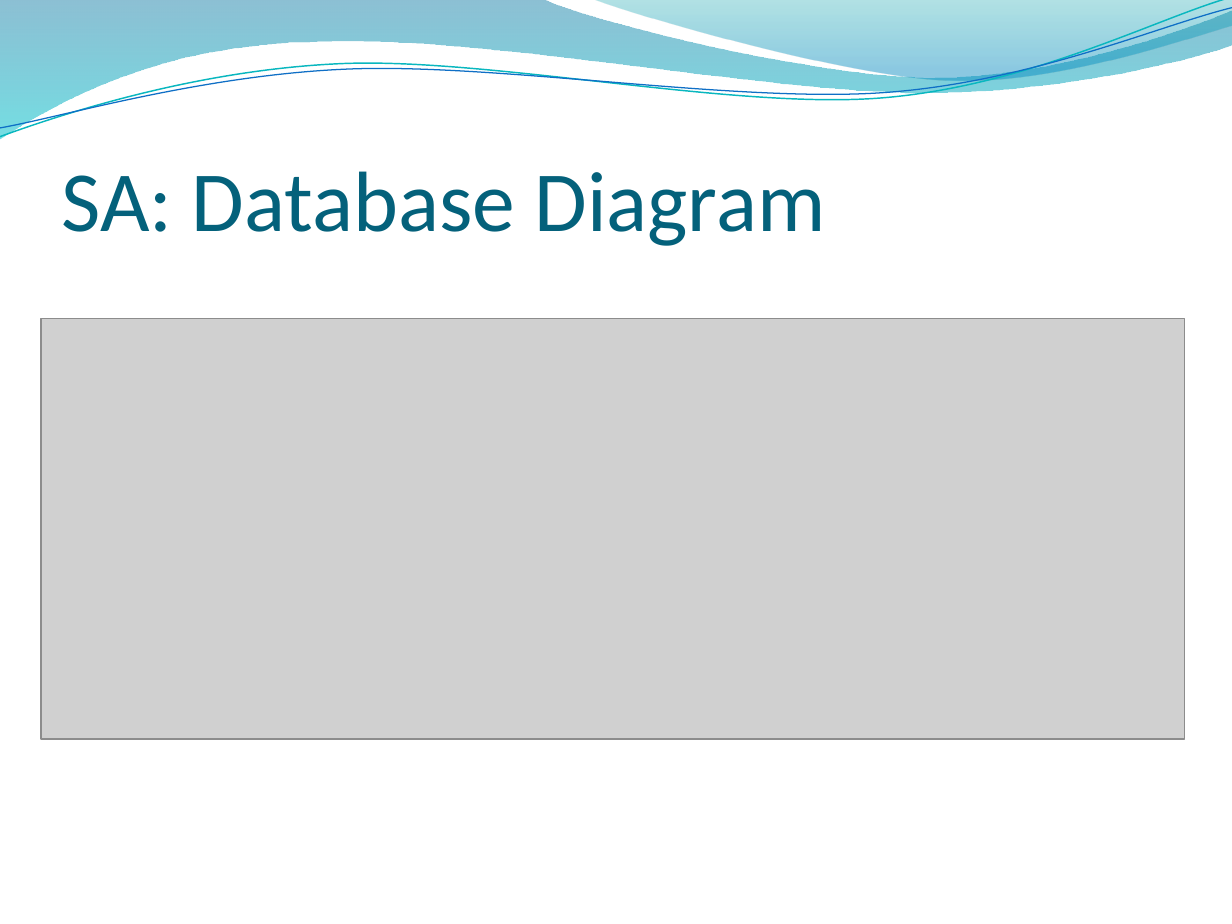
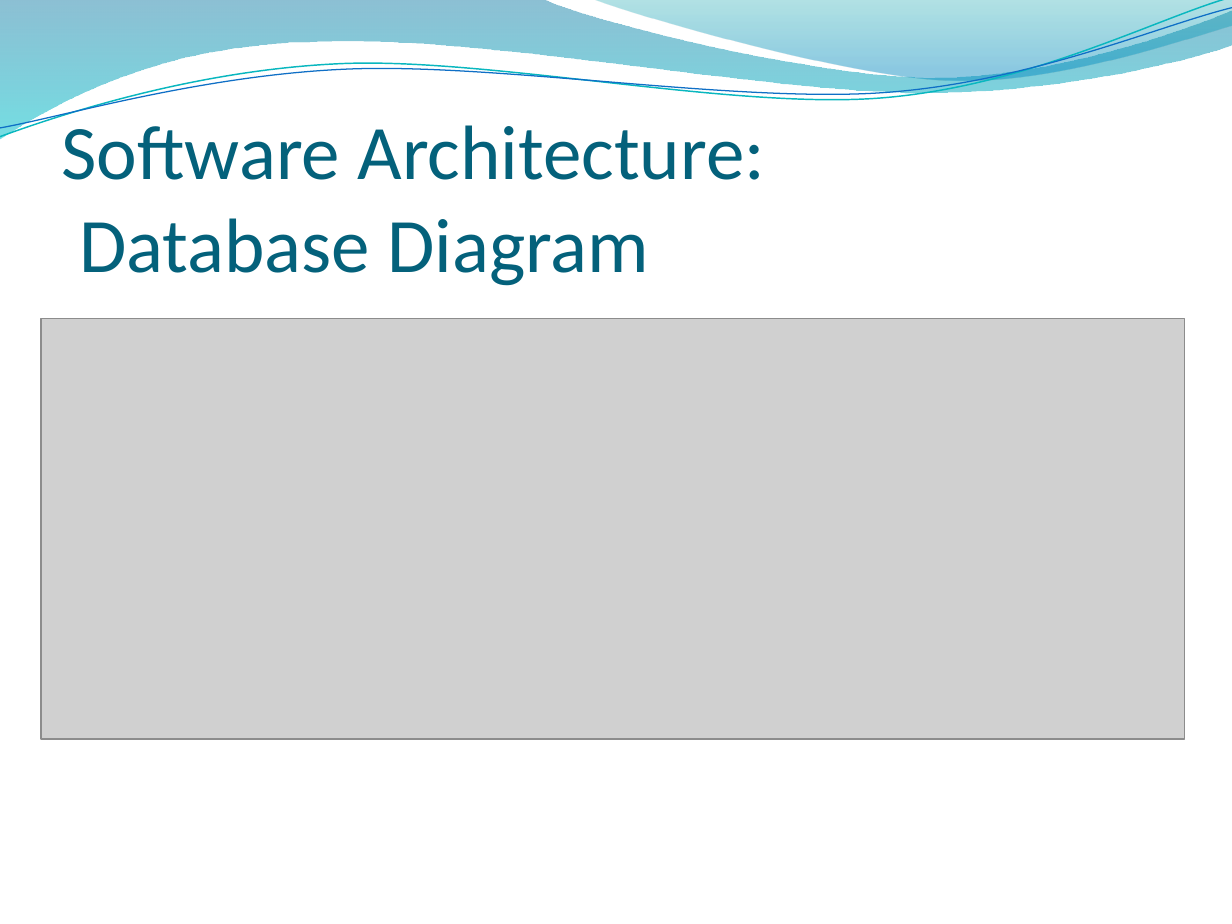
Before and after one commit to ProjPossibility/pp-community-captioner, a slide deck: slide 9 of CC.pptx. Drawn at 1232x924 pixels with LibreOffice and Linux fonts; fonts in the diff are those of the drawing; grey boxes stand for pictures; background and template pictures are left out. Boxes give left, top, right and bottom in pixels: in the first picture for what was removed or moved away, otherwise in the second. Text is boxed around its words. In the diff, an @@ line names an element or a change of style, - is before the commit and + after.

```diff
--- a/CC.pptx
+++ b/CC.pptx
@@ title at (62, 115, 765, 286): text changed; size 50 to 45 pt @@
-SA: Database Diagram
+Software Architecture:
+Database Diagram
```
Also in this commit, not shown: 9 other slides changed.
